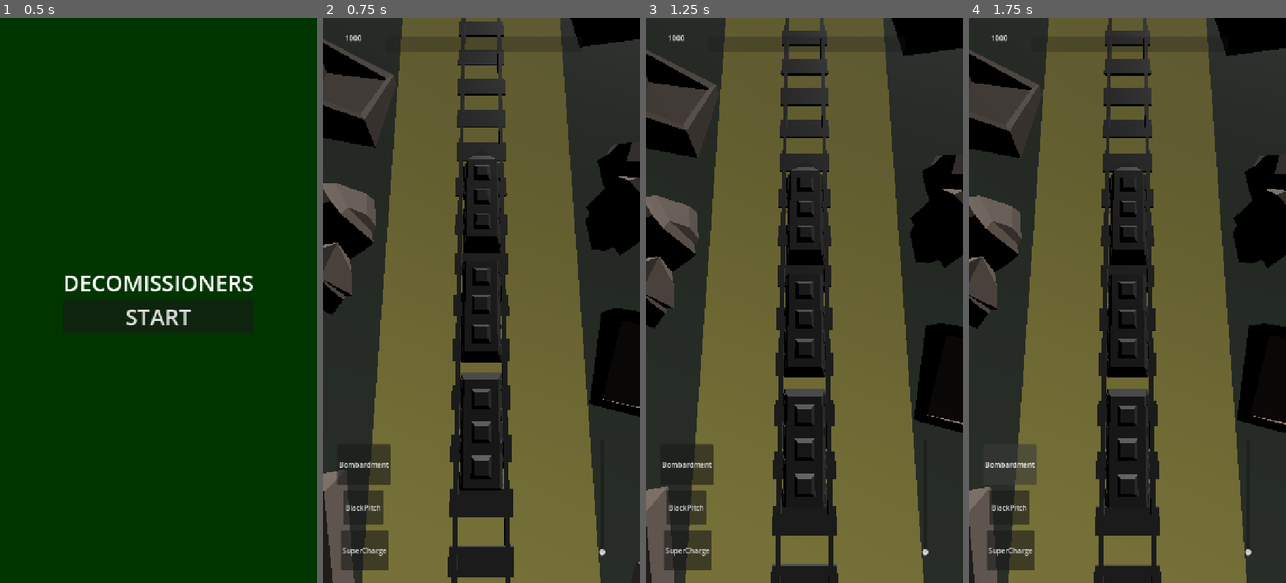
Above: before the commit, frames 1-4 (left to right).
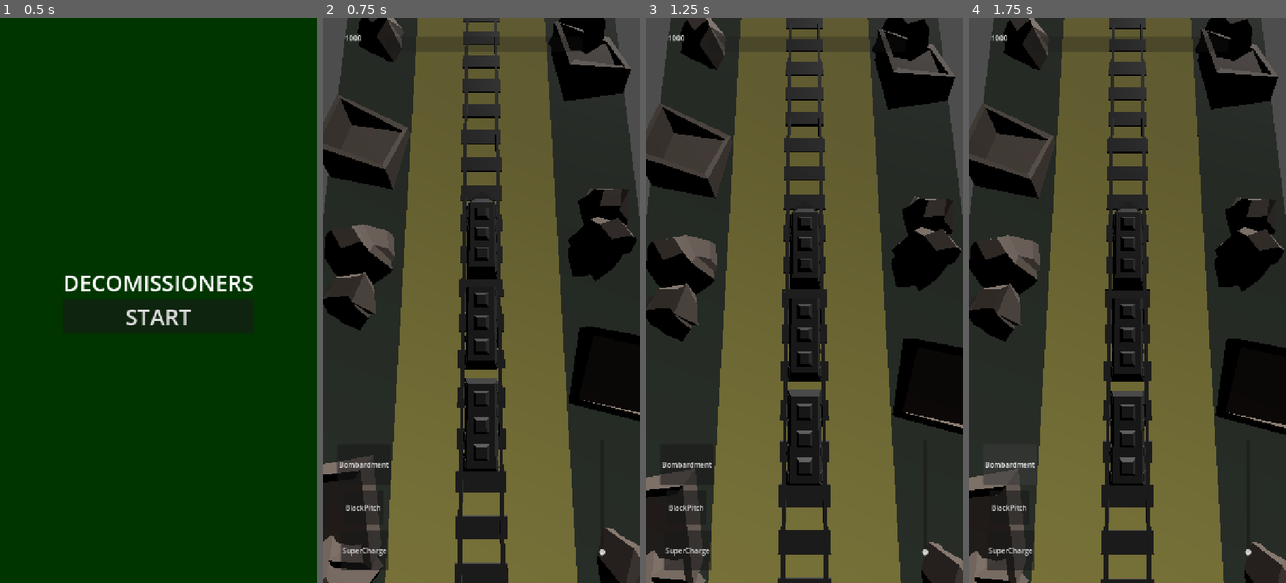
Above: after the commit, the same moments.

Repository: GabrielSiras/Decomissioners
Game: Godot game, scene res://scenes/UI-UX/UI/MENUs/MainMenu.tscn
Two runs of this game, one before a commit and one after it. Both use one fixed random seed, a clock stepped at 60 frames per second and the inputs below.
Inputs:
- Up to frame 1 (0.5 s): no input
- Up to frame 2 (0.75 s): click "START" at 0.5 s
- Up to frame 3 (1.25 s): no input
- Up to frame 4 (1.75 s): click "Bombardment" at 1.25 s

Frame 1 is identical in both runs. In frame 2, 38% of the frame differs, in the area x 0-100%, y 0-100%; in frame 3, 37%; in frame 4, 37%.

Commit message:
REFACTOR: Alterado o pré compilador dos VFXs para a cena principal.

Diff:
--- a/scenes/UI-UX/UI/MENUs/MainMenu.tscn
+++ b/scenes/UI-UX/UI/MENUs/MainMenu.tscn
@@ -1,15 +1,6 @@
 [gd_scene format=3 uid="uid://cm1sj4qhjgj5v"]
 
 [ext_resource type="Script" uid="uid://5sx4ttr6a5ve" path="res://scripts/UI-UX/UI/MainMenu.gd" id="1_vnlg1"]
-[ext_resource type="Script" uid="uid://v4lwcwcnu7dg" path="res://scripts/VFX/VFXPrewarmer.gd" id="2_6sobg"]
-[ext_resource type="PackedScene" uid="uid://ctf6nkrlj66ni" path="res://scenes/VFX/BreakSparksVFX.tscn" id="3_bbtx1"]
-[ext_resource type="PackedScene" uid="uid://x2uj51mwckp5" path="res://scenes/VFX/ExplosionVFX.tscn" id="4_vbfru"]
-[ext_resource type="PackedScene" uid="uid://bmim5hpyj0ca1" path="res://scenes/VFX/ExplosionVFXArtillery.tscn" id="5_2qtn0"]
-[ext_resource type="PackedScene" uid="uid://ca821bnynwdh4" path="res://scenes/VFX/FlamethrowerVFX.tscn" id="6_3v7yo"]
-[ext_resource type="PackedScene" uid="uid://cg4kvaldnrav4" path="res://scenes/VFX/OverchargeVFX.tscn" id="7_mrldo"]
-[ext_resource type="PackedScene" uid="uid://be8hg483hedqw" path="res://scenes/VFX/PitchPuddleLeft.tscn" id="8_huahg"]
-[ext_resource type="PackedScene" uid="uid://br5631g8ldnui" path="res://scenes/VFX/PitchPuddleRight.tscn" id="9_vg3fa"]
-[ext_resource type="PackedScene" uid="uid://c5qxjkarg4st8" path="res://scenes/VFX/PreassureBlastVFX.tscn" id="10_i5cg6"]
 
 [node name="MainMenu" type="CanvasLayer" unique_id=809505831]
 script = ExtResource("1_vnlg1")
@@ -42,8 +33,4 @@
 theme_override_font_sizes/font_size = 50
 text = "START"
 
-[node name="VFXPrewarmer" type="Node3D" parent="." unique_id=1764005957]
-script = ExtResource("2_6sobg")
-vfx_scenes = Array[PackedScene]([ExtResource("3_bbtx1"), ExtResource("4_vbfru"), ExtResource("5_2qtn0"), ExtResource("6_3v7yo"), ExtResource("7_mrldo"), ExtResource("8_huahg"), ExtResource("9_vg3fa"), ExtResource("10_i5cg6")])
-
 [connection signal="pressed" from="CenterContainer/VBoxContainer/StartButton" to="." method="_on_start_button_pressed"]
--- a/scenes/devroom.tscn
+++ b/scenes/devroom.tscn
@@ -30,6 +30,14 @@
 [ext_resource type="PackedScene" uid="uid://d3x5pnba5lgn7" path="res://scenes/Player/Skills/SuperCharge/SuperCharge.tscn" id="25_x2gxx"]
 [ext_resource type="PackedScene" uid="uid://bo42gfpujkmpc" path="res://scenes/Player/Skills/BlackPitch/BlackPitchSkillButton.tscn" id="26_o13ra"]
 [ext_resource type="PackedScene" uid="uid://r635qxesdoa5" path="res://assets/models/Gate/Gate.glb" id="30_r5xrb"]
+[ext_resource type="Script" uid="uid://v4lwcwcnu7dg" path="res://scripts/VFX/VFXPrewarmer.gd" id="31_2o5xf"]
+[ext_resource type="PackedScene" uid="uid://x2uj51mwckp5" path="res://scenes/VFX/ExplosionVFX.tscn" id="32_00cxa"]
+[ext_resource type="PackedScene" uid="uid://bmim5hpyj0ca1" path="res://scenes/VFX/ExplosionVFXArtillery.tscn" id="33_rlhrf"]
+[ext_resource type="PackedScene" uid="uid://ca821bnynwdh4" path="res://scenes/VFX/FlamethrowerVFX.tscn" id="34_6duhf"]
+[ext_resource type="PackedScene" uid="uid://cg4kvaldnrav4" path="res://scenes/VFX/OverchargeVFX.tscn" id="35_m2u7m"]
+[ext_resource type="PackedScene" uid="uid://be8hg483hedqw" path="res://scenes/VFX/PitchPuddleLeft.tscn" id="36_s7t06"]
+[ext_resource type="PackedScene" uid="uid://br5631g8ldnui" path="res://scenes/VFX/PitchPuddleRight.tscn" id="37_67kke"]
+[ext_resource type="PackedScene" uid="uid://c5qxjkarg4st8" path="res://scenes/VFX/PreassureBlastVFX.tscn" id="38_xyp8h"]
 
 [node name="Devroom3d" type="Node3D" unique_id=95222864]
 
@@ -130,9 +138,13 @@
 max_health = 200
 
 [node name="GameCamera" parent="Player" unique_id=1770089720 node_paths=PackedStringArray("target") instance=ExtResource("1_5ij30")]
-transform = Transform3D(0.99991435, 0.013089597, -1.0106151e-05, 0, 0.0007720748, 0.9999997, 0.013089601, -0.99991405, 0.0007720087, 0.048287738, 18.14456, 4.264213)
+transform = Transform3D(0.99991435, 0.013089597, -1.0106151e-05, 0, 0.0007720748, 0.9999997, 0.013089601, -0.99991405, 0.0007720087, 0.048, 22, 4.264)
 v_offset = -6.0
 target = NodePath("../TrainHead")
 
 [node name="Gate" parent="." unique_id=284149379 instance=ExtResource("30_r5xrb")]
 transform = Transform3D(0.2, 0, 0, 0, 0.2, 0, 0, 0, 0.2, 0, 0, -337.17242)
+
+[node name="VFXPrewarmer" type="Node3D" parent="." unique_id=503405006]
+script = ExtResource("31_2o5xf")
+vfx_scenes = Array[PackedScene]([ExtResource("15_renfr"), ExtResource("32_00cxa"), ExtResource("33_rlhrf"), ExtResource("34_6duhf"), ExtResource("35_m2u7m"), ExtResource("36_s7t06"), ExtResource("37_67kke"), ExtResource("38_xyp8h")])
